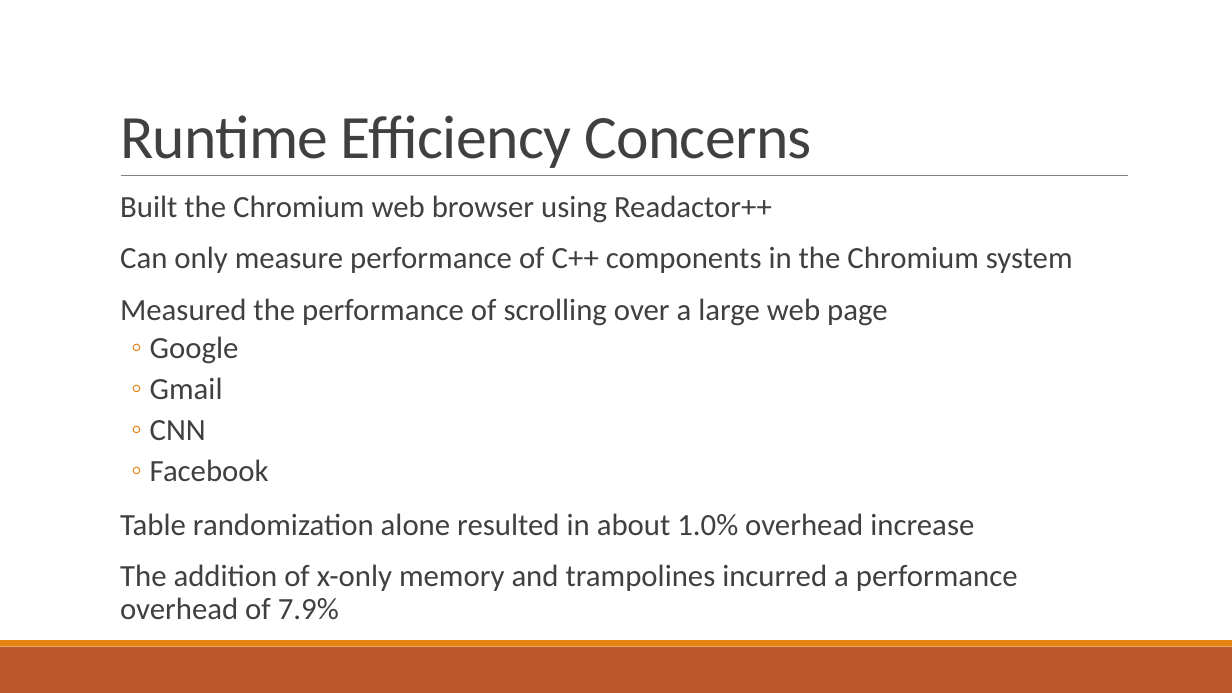
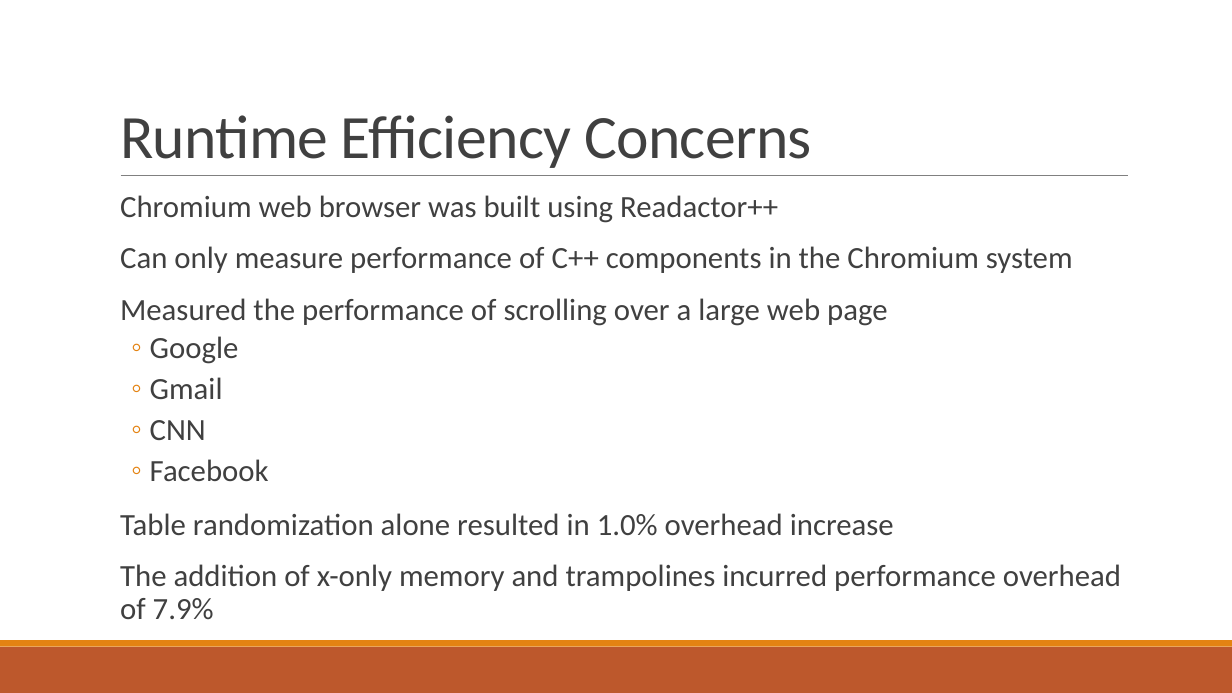
Before and after one commit to bretafinley/coop, a slide deck: slide 38 of COOP.pptx. Drawn at 1232x693 pixels with LibreOffice and Linux fonts; fonts in the diff are those of the drawing. Boxes give left, top, right and bottom in pixels: in the first picture for what was removed or moved away, otherwise in the second. Text is boxed around its words. In the diff, an @@ line names an element or a change of style, - is before the commit and + after.

```diff
--- a/COOP.pptx
+++ b/COOP.pptx
@@ text at box(120, 195, 778, 223): text changed @@
-  Built the Chromium web browser using Readactor++
+  Chromium web browser was built using Readactor++
@@ text at box(120, 513, 1121, 619): text changed @@
-  Table randomization alone resulted in about 1.0% overhead increase
-  The addition of x-only memory and trampolines incurred a performance overhead of 7.9%
+  Table randomization alone resulted in 1.0% overhead increase
+  The addition of x-only memory and trampolines incurred performance overhead of 7.9%
```
Also in this commit, not shown: 32 other slides changed.
